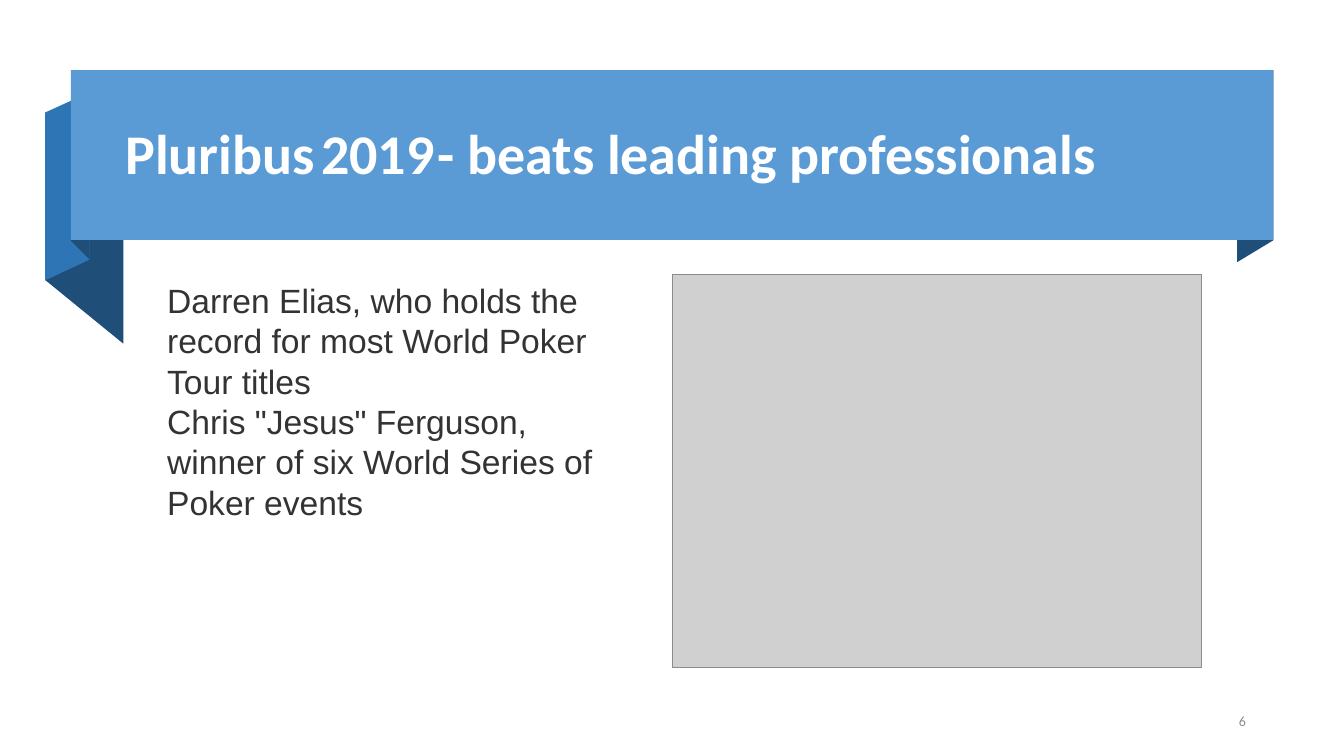
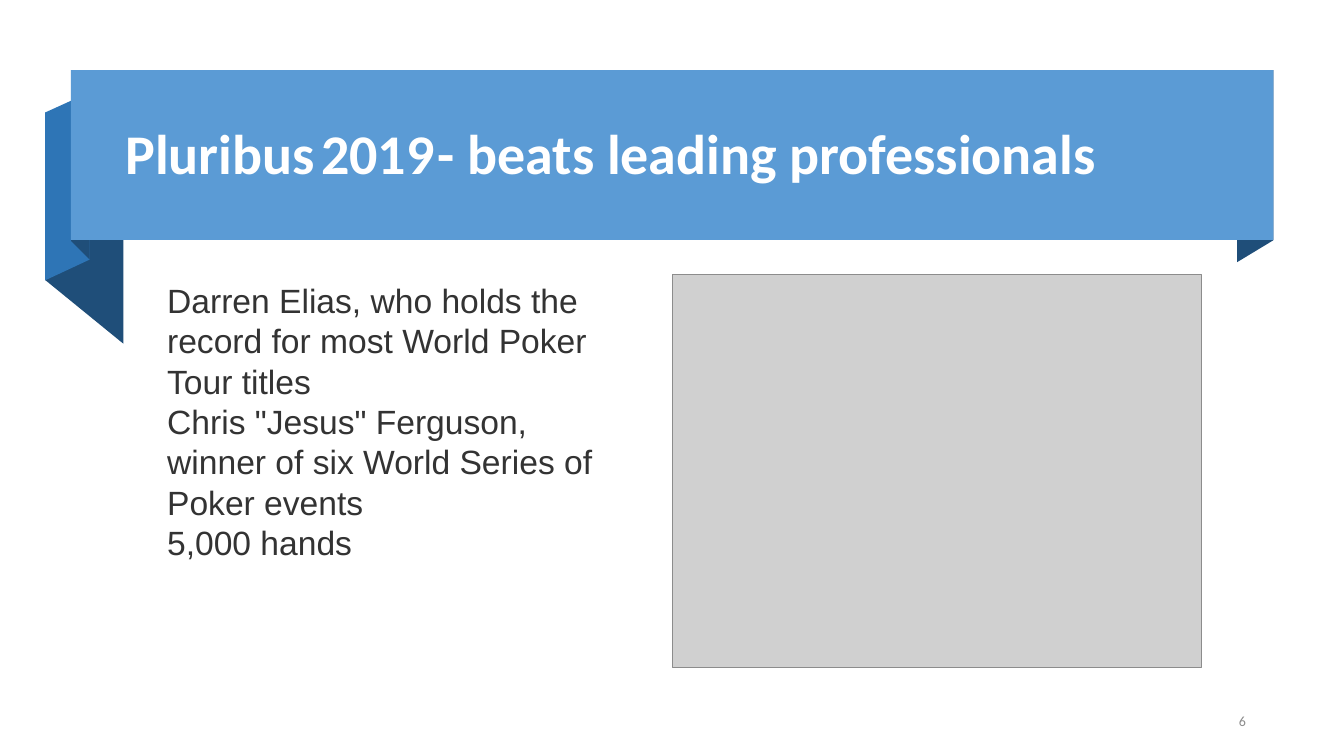
Before and after one commit to fanchuanster/uwinds, a slide deck: slide 6 of docs/8700AI/game in AI.pptx. Drawn at 1344x756 pixels with LibreOffice and Linux fonts; fonts in the diff are those of the drawing; grey boxes stand for pictures; background and template pictures are left out. Boxes give left, top, right and bottom in pixels: in the first picture for what was removed or moved away, otherwise in the second. Text is boxed around its words. In the diff, an @@ line names an element or a change of style, - is before the commit and + after.

```diff
--- a/docs/8700AI/game in AI.pptx
+++ b/docs/8700AI/game in AI.pptx
@@ text at (167,530,352,560): paragraph added @@
+5,000 hands
```
Also in this commit, not shown: 4 other slides changed, 2 slides removed.
